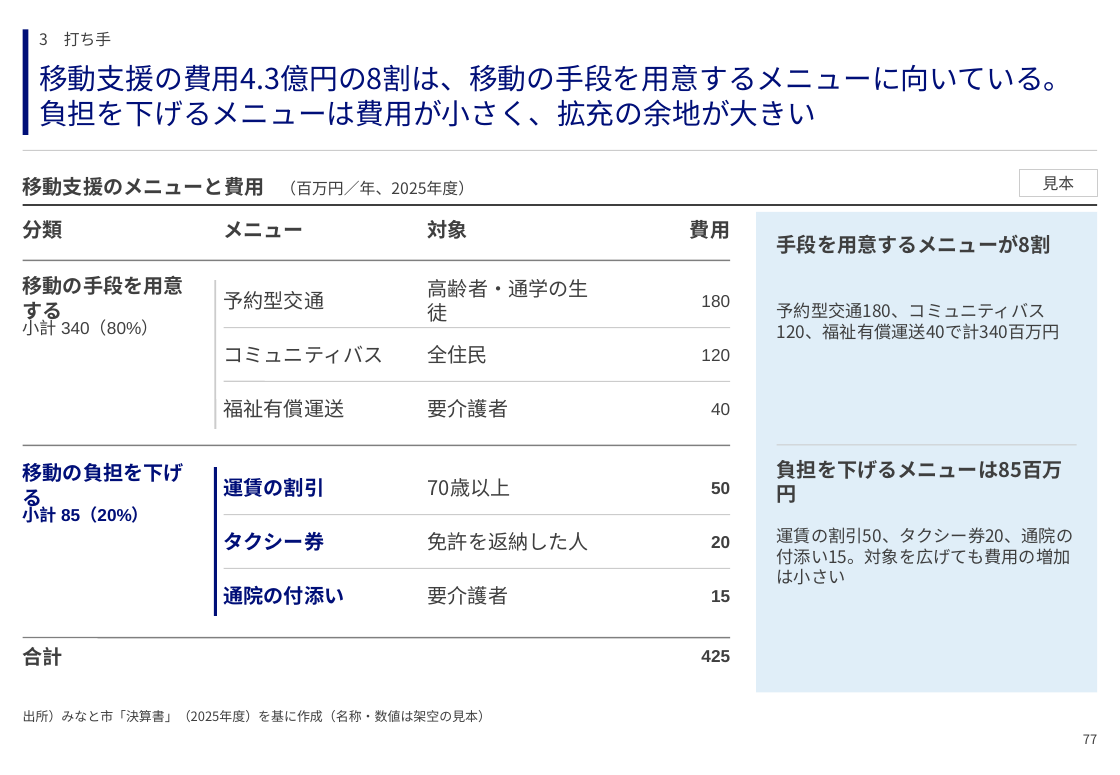
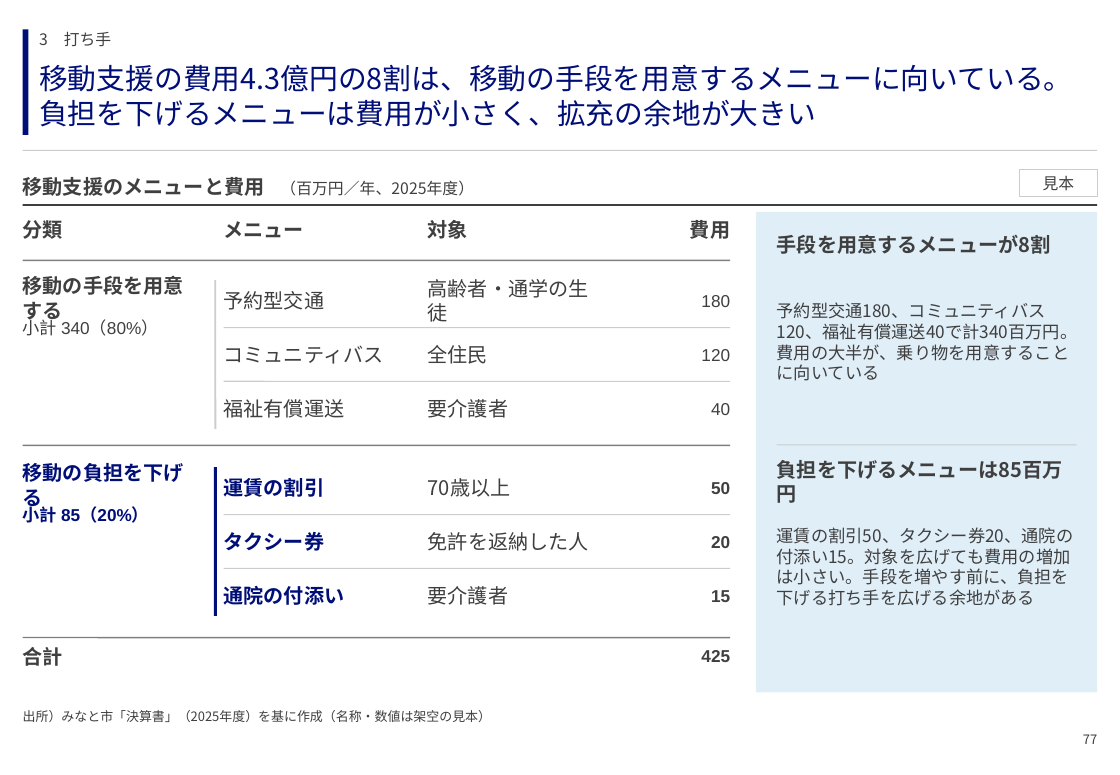
Before and after one commit to GontaHH/slide_builder, a slide deck: slide 77 of patterns/pattern-deck.pptx. Drawn at 1120x775 pixels with LibreOffice and Linux fonts; fonts in the diff are those of the drawing. Boxes give left, top, right and bottom in pixels: in the first picture for what was removed or moved away, otherwise in the second. Text is boxed around its words. In the diff, an @@ line names an element or a change of style, - is before the commit and + after.

```diff
--- a/patterns/pattern-deck.pptx
+++ b/patterns/pattern-deck.pptx
@@ text at <box>777,302,1078,381</box>: text changed @@
-予約型交通180、コミュニティバス120、福祉有償運送40で計340百万円
+予約型交通180、コミュニティバス120、福祉有償運送40で計340百万円。費用の大半が、乗り物を用意することに向いている
@@ text at <box>777,527,1074,606</box>: text changed @@
-運賃の割引50、タクシー券20、通院の付添い15。対象を広げても費用の増加は小さい
+運賃の割引50、タクシー券20、通院の付添い15。対象を広げても費用の増加は小さい。手段を増やす前に、負担を下げる打ち手を広げる余地がある
```
Also in this commit, not shown: 123 other slides changed, 3 other files.
